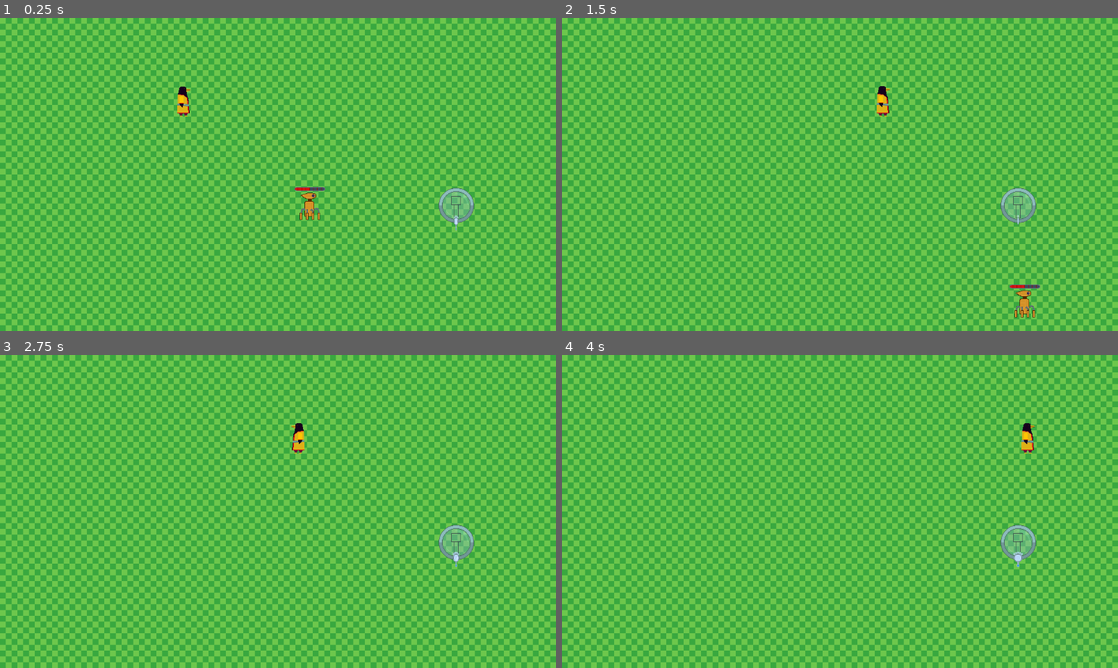
Above: before the commit, frames 1-4 (two rows, left to right).
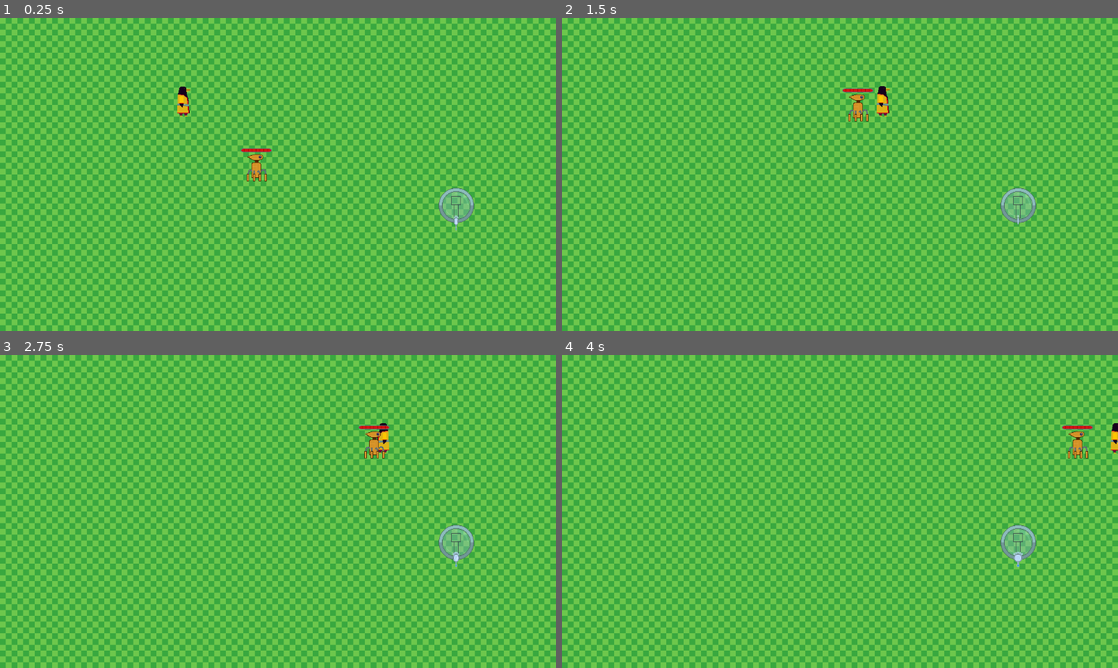
Above: after the commit, the same moments.

Repository: FreakyFrancis/TSA-GameDev-24
Game: Godot game, scene res://test_level.tscn
Same seed, same stepped clock (60 frames per second), same inputs: the game is played once before the commit and once after it.
Inputs:
- Up to frame 1 (0.25 s): no input
- Up to frame 2 (1.5 s): tap Enter (ui_accept) at 0.5, 0.77 s; hold Right (ui_right) from 0.53 s (still down)
- Up to frame 3 (2.75 s): tap Enter (ui_accept) at 1.52 s; release Right (ui_right) at 2.03 s; hold Left (ui_left) from 2.03 s (still down)
- Up to frame 4 (4 s): release Left (ui_left) at 2.78 s; hold Right (ui_right) from 2.78 s (still down); tap Enter (ui_accept) at 3.02, 3.77 s

The runs differ from the first frame. In frame 1, 0.5% of the frame differs, in the area x 43-59%, y 41-65%; in frame 2, 0.5%; in frame 3, 0.6%, in the area x 52-70%, y 21-34%; in frame 4, 0.6%.

Commit message:
Added Talisman Area schenanagains

Diff:
--- /dev/null
+++ b/TSAGameDev24/TalismanArea.gd
@@ -0,0 +1,37 @@
+extends Area2D
+var dmg = 5
+var talismans = []
+# Called when the node enters the scene tree for the first time.
+func _ready():
+	pass # Replace with function body.
+
+
+# Called every frame. 'delta' is the elapsed time since the previous frame.
+func _process(delta):
+	pass
+
+func update(Talismans):
+	talismans = Talismans
+	if(talismans.size()<3):
+		return
+	print(PackedVector2Array(talismans.map(func(tal):return tal.global_position)))
+	#$CollisionPolygon2D/Polygon2D
+	$CollisionPolygon2D.polygon = PackedVector2Array(talismans.map(func(tal):return tal.global_position+Vector2(0,20)))
+	#print($CollisionPolygon2D.polygon)
+	$CollisionPolygon2D/Polygon2D.polygon  = Geometry2D.convex_hull($CollisionPolygon2D.polygon)
+	#print($CollisionPolygon2D/Polygon2D.polygon)
+
+func _on_area_2d_body_entered(body):
+
+	if "Enemy" in body.get_groups():
+
+		body.dmg_tick(dmg,$Area2D/CollisionPolygon2D)
+	pass # Replace with function body.
+
+
+
+
+
+func _on_area_2d_body_exited(body):
+
+	pass # Replace with function body.
--- /dev/null
+++ b/TSAGameDev24/TalismanArea.tscn
@@ -0,0 +1,13 @@
+[gd_scene load_steps=2 format=3 uid="uid://ca8gvlxgcco15"]
+
+[ext_resource type="Script" path="res://TalismanArea.gd" id="1_80ryi"]
+
+[node name="TalismanArea" type="Area2D" groups=["TalismanArea"]]
+script = ExtResource("1_80ryi")
+
+[node name="CollisionPolygon2D" type="CollisionPolygon2D" parent="."]
+position = Vector2(0, -27)
+polygon = PackedVector2Array(0, 27)
+
+[node name="Polygon2D" type="Polygon2D" parent="CollisionPolygon2D"]
+color = Color(0.2106, 0.42887, 0.78, 0.698039)
--- a/TSAGameDev24/enemy.tscn
+++ b/TSAGameDev24/enemy.tscn
@@ -5,7 +5,7 @@
 [ext_resource type="Texture2D" uid="uid://dgoksh1u6y3i1" path="res://health_bar.png" id="3_bda66"]
 
 [sub_resource type="CircleShape2D" id="CircleShape2D_my4xf"]
-radius = 21.0238
+radius = 9.0
 
 [sub_resource type="AtlasTexture" id="AtlasTexture_her72"]
 atlas = ExtResource("2_7q6nk")
@@ -98,9 +98,9 @@
 
 [node name="AnimatedSprite2D" type="AnimatedSprite2D" parent="."]
 texture_filter = 1
-position = Vector2(0, -20)
+position = Vector2(1, -20)
 sprite_frames = SubResource("SpriteFrames_7tiua")
-frame_progress = 0.702861
+frame_progress = 0.982728
 
 [node name="Enemy" type="Node2D" parent="."]
 
--- a/TSAGameDev24/foe.gd
+++ b/TSAGameDev24/foe.gd
@@ -1,21 +1,23 @@
 extends CharacterBody2D
-var hp
 var ticking = false
 var dmg_amount = 0
 var dmg_centers = []
-var speed = 300
+var speed = 250
 
 # Called when the node enters the scene tree for the first time.
 func _ready():
-
+	$TextureProgressBar.value = $TextureProgressBar.max_value
 	pass # Replace with function body.
 
 
 # Called every frame. 'delta' is the elapsed time since the previous frame.
 func _physics_process(delta):
-	velocity = position - ave(dmg_centers)
+	var closer = get_tree().get_nodes_in_group("Player")[0] if (-global_position+get_tree().get_nodes_in_group("Player")[0].global_position).length() < (-global_position+get_tree().get_nodes_in_group("Player")[1].global_position).length() else get_tree().get_nodes_in_group("Player")[1]
+	velocity = -position + closer.global_position
 	velocity = velocity.normalized() * speed
 	move_and_slide()
+	if ticking:
+		$TextureProgressBar.value -= dmg_amount*delta
 	pass
 
 func dmg_tick(dmg,poly):
--- a/TSAGameDev24/mirr.gd
+++ b/TSAGameDev24/mirr.gd
@@ -39,9 +39,9 @@
 		print("dash test")
 		if DASH_ENABLED and CAN_DASH:
 			print("dashed")
-			$Dash_Cooldown.start();
-			CAN_DASH = false
-			velocity = velocity*DASH_TIME;
+			#$Dash_Cooldown.start();
+			#CAN_DASH = false
+			#velocity = velocity*DASH_TIME;
 			move_and_slide()
 	if event.is_action_pressed(Player+"_Special"):
 		var tal = load("res://mirror.tscn")
--- a/TSAGameDev24/mirror.gd
+++ b/TSAGameDev24/mirror.gd
@@ -16,7 +16,7 @@
 	$AnimatedSprite2D.position.y = $AnimatedSprite2D.position.y + sin(5*counter)
 	$AnimatedSprite2D.scale.x = sin(2*counter)
 	#global_position = global_position + to_local((delta)*(-global_position +  get_parent().global_position))
-	print(position)
+	#print(position)
 	pass
 
 
--- a/TSAGameDev24/project.godot
+++ b/TSAGameDev24/project.godot
@@ -24,6 +24,7 @@
 Player=""
 obj=""
 Enemy=""
+TalismanArea=""
 
 [input]
 
--- a/TSAGameDev24/tali.gd
+++ b/TSAGameDev24/tali.gd
@@ -9,6 +9,7 @@
 var talisman_counter = 0
 var talismans = []
 var dmg = 10;
+var talismanMax = 5
 
 func _draw():
 	#print(talismans.size())
@@ -56,13 +57,13 @@
 		if DASH_ENABLED and CAN_DASH:
 			$Dash_Cooldown.start()
 			CAN_DASH = false
-			velocity += DASH_TIME*SPEED*velocity.normalized()
+			global_position += DASH_TIME*SPEED*velocity.normalized()*0.02
 			var afterimg = preload("res://dash_afterimage.tscn")
 			var afterimg_instance = afterimg.instantiate()
 			afterimg_instance.global_position = global_position
 			get_parent().add_child(afterimg_instance)
 			print("shadow left")
-			move_and_slide()
+			#move_and_slide()
 
 	if event.is_action_pressed(Player + "_Special"):
 		var tal_scene = preload("res://talisman.tscn")
@@ -71,25 +72,12 @@
 		get_parent().add_child(tal_instance)
 		talismans.append(tal_instance)
 		talisman_counter += 1
-		if(talisman_counter>5):
+		if(talisman_counter>talismanMax):
 			talismans[0].queue_free()
 			talismans.remove_at(0)
 			talisman_counter-=1;
-		$Area2D/CollisionPolygon2D.polygon = PackedVector2Array([global_position])+PackedVector2Array(talismans.map(func(tal):return tal.global_position))
-		$Area2D/CollisionPolygon2D/Polygon2D.polygon  = $Area2D/CollisionPolygon2D.polygon
+		get_tree().get_nodes_in_group("TalismanArea")[0].update(talismans)
 		#print(poly)
 
 func _on_dash_cooldown_timeout():
 	CAN_DASH = true
-
-
-
-
-func _on_area_2d_body_entered(body):
-	if "Enemy" in body.get_groups():
-		body.dmg_tick(dmg,$Area2D/CollisionPolygon2D)
-	pass # Replace with function body.
-
-
-func _on_area_2d_body_exited(body):
-	pass # Replace with function body.
--- a/TSAGameDev24/tali.tscn
+++ b/TSAGameDev24/tali.tscn
@@ -114,15 +114,6 @@
 wait_time = 0.4
 one_shot = true
 
-[node name="Area2D" type="Area2D" parent="."]
-
-[node name="CollisionPolygon2D" type="CollisionPolygon2D" parent="Area2D"]
-position = Vector2(0, -27)
-polygon = PackedVector2Array(0, 27)
-
-[node name="Polygon2D" type="Polygon2D" parent="Area2D/CollisionPolygon2D"]
-color = Color(0.2106, 0.42887, 0.78, 0.698039)
-
 [node name="AnimatedSprite2D" type="AnimatedSprite2D" parent="."]
 texture_filter = 1
 position = Vector2(-1, -32)
@@ -130,5 +121,3 @@
 animation = &"Walk"
 
 [connection signal="timeout" from="Dash_Cooldown" to="." method="_on_dash_cooldown_timeout"]
-[connection signal="body_entered" from="Area2D" to="." method="_on_area_2d_body_entered"]
-[connection signal="body_exited" from="Area2D" to="." method="_on_area_2d_body_exited"]
--- a/TSAGameDev24/test_level.tscn
+++ b/TSAGameDev24/test_level.tscn
@@ -1,9 +1,10 @@
-[gd_scene load_steps=8 format=4 uid="uid://bvimfgd4q6xvn"]
+[gd_scene load_steps=9 format=4 uid="uid://bvimfgd4q6xvn"]
 
 [ext_resource type="Texture2D" uid="uid://brqb1o6rueblm" path="res://New Piskel-2.png.png" id="1_dg46a"]
 [ext_resource type="PackedScene" uid="uid://bsyk26131yma" path="res://tali.tscn" id="2_h516y"]
 [ext_resource type="PackedScene" uid="uid://baldhw7mmjrpd" path="res://Mirr.tscn" id="2_hp6p1"]
 [ext_resource type="PackedScene" uid="uid://dcew24g2tu4gs" path="res://mirror.tscn" id="3_10v1w"]
+[ext_resource type="PackedScene" uid="uid://ca8gvlxgcco15" path="res://TalismanArea.tscn" id="5_dokpa"]
 [ext_resource type="PackedScene" uid="uid://c3rvanii1nxvi" path="res://enemy.tscn" id="5_xo1eq"]
 
 [sub_resource type="TileSetAtlasSource" id="TileSetAtlasSource_3nfm4"]
@@ -22,6 +23,8 @@
 tile_map_data = PackedByteArray("AAABAAQAAgAAAAAAAAAAAAAAAgAAAAAAAAAAAAEAAgAAAAAAAAAAAAIAAgAAAAAAAAAAAAMAAgAAAAAAAAAAAA …(20656 unchanged characters)…
 tile_set = SubResource("TileSet_881ld")
 
+[node name="TalismanArea" parent="." instance=ExtResource("5_dokpa")]
+
 [node name="Mirr" parent="." groups=["Player"] instance=ExtResource("2_hp6p1")]
 position = Vector2(945, 415)
 
Binary file added: TSAGameDev24/Manjita walk (1).png
Not shown, added: TSAGameDev24/Manjita walk (1).png.import
